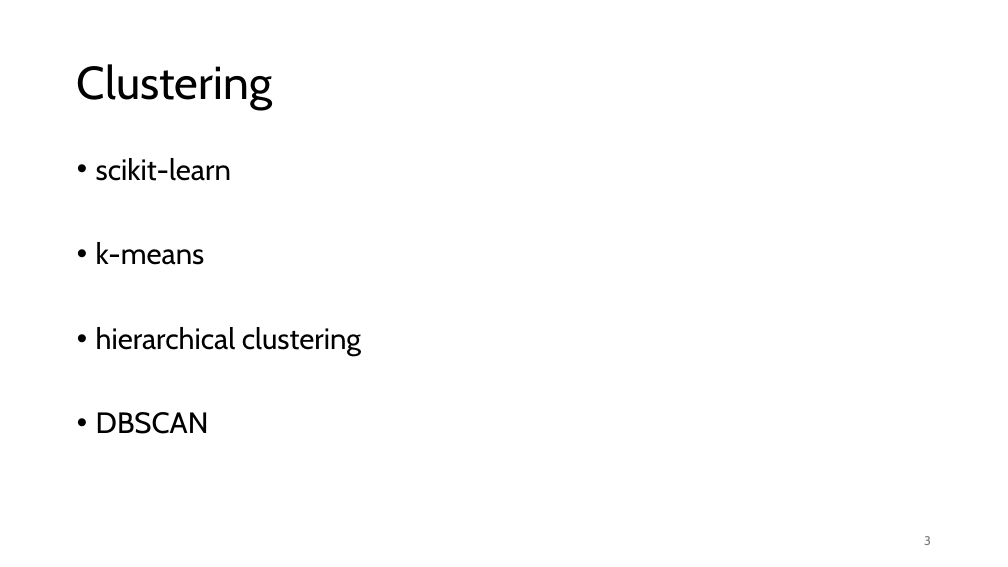
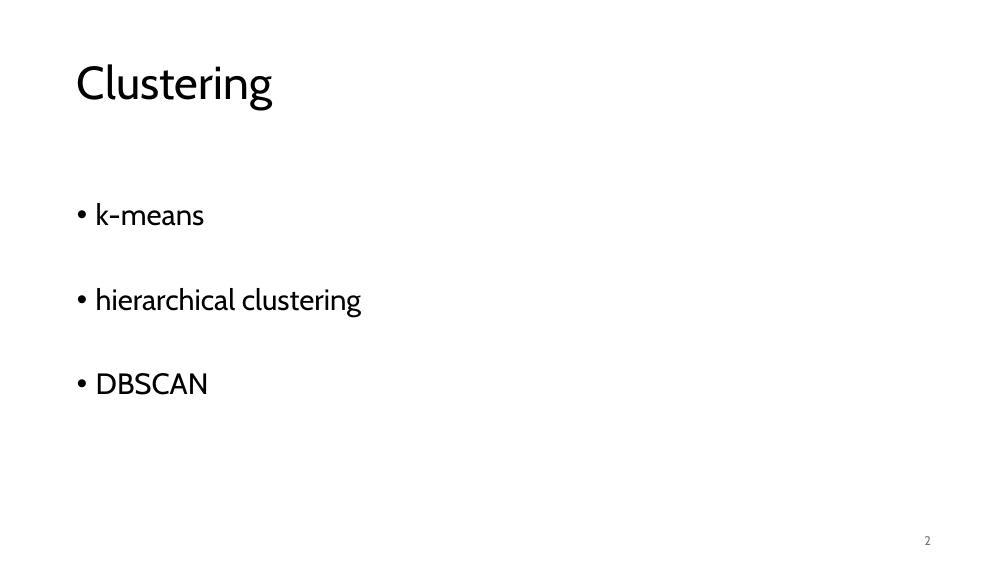
Before and after one commit to FelixWick/data_science, a slide deck: slide 2 of slides/2_clustering.pptx (slide 3 before the commit). Drawn at 1008x567 pixels with LibreOffice and Linux fonts; fonts in the diff are those of the drawing. Boxes give left, top, right and bottom in pixels: in the first picture for what was removed or moved away, otherwise in the second. Text is boxed around its words. In the diff, an @@ line names an element or a change of style, - is before the commit and + after.

```diff
--- a/slides/2_clustering.pptx
+++ b/slides/2_clustering.pptx
@@ text at (96, 158, 231, 181): paragraph removed @@
-• scikit-learn
@@ page number at (924, 536, 931, 545): text changed @@
-3
+2
```
Also in this commit, not shown: 2 slides removed, 13 other files.
